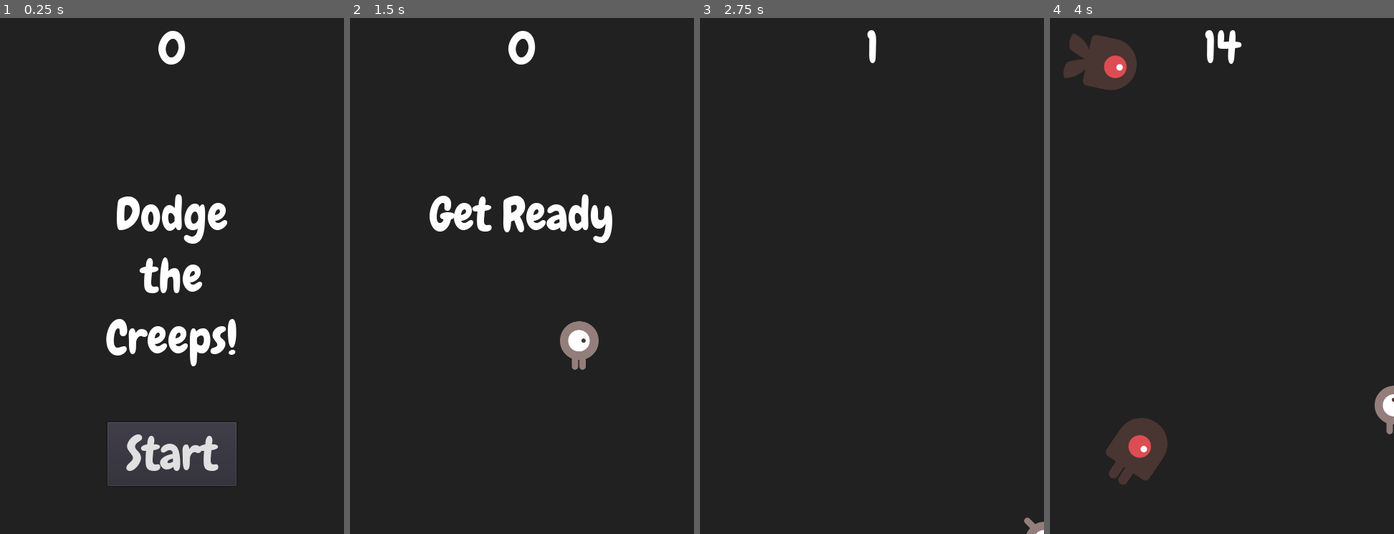
Above: before the commit, frames 1-4 (left to right).
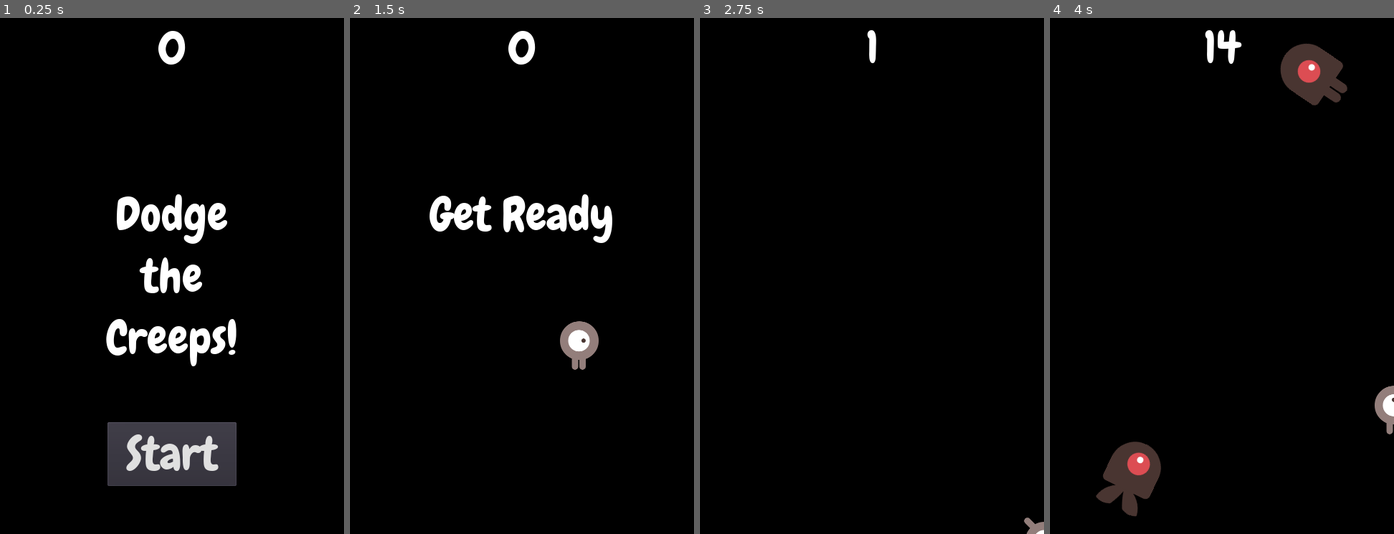
Above: after the commit, the same moments.

Repository: junkajii/dodge-the-creeps
Game: Godot game, scene res://World.tscn
Same seed, same stepped clock (60 frames per second), same inputs: the game is played once before the commit and once after it. Before the commit the project starts from res://Main.tscn.
Inputs:
- Up to frame 1 (0.25 s): no input
- Up to frame 2 (1.5 s): click "Start" at 0.5 s; tap Enter at 1.25 s; hold Right (ui_right) from 1.28 s (still down)
- Up to frame 3 (2.75 s): release Right (ui_right) at 2.03 s; hold Down (ui_down) from 2.03 s (still down)
- Up to frame 4 (4 s): release Down (ui_down) at 2.78 s; hold Right (ui_right) 2.78-3.53 s; hold Up (ui_up) from 3.53 s (still down)

The runs differ from the first frame. In frame 1, 92% of the frame differs, in the area x 0-100%, y 0-100%; in frame 2, 97%; in frame 3, 100%; in frame 4, 99%.

Commit message:
:recycle: refactor world

Diff:
--- a/Main.gd
+++ b/World.gd
@@ -1,7 +1,7 @@
-extends Node2D
+extends Node
 
 export (PackedScene) var Mob
-var score
+var score = 0
 
 
 func _ready():
@@ -12,12 +12,13 @@
 	$ScoreTimer.stop()
 	$MobTimer.stop()
 	$HUD.show_game_over()
+	$Music.stop()
 	$DeathSound.play()
-	$Music.stop()
 
 
 func new_game():
 	score = 0
+	get_tree().call_group("mobs", "queue_free")
 	$Player.start($StartPosition.position)
 	$StartTimer.start()
 	$HUD.update_score(score)
@@ -36,12 +37,12 @@
 
 
 func _on_MobTimer_timeout():
-	$MobPath/MobSpawnLocation.offset = randi()
+	var mob_spawn_location = $MobPath/MobSpawnLocation
+	mob_spawn_location.offset = randi()
 	var mob = Mob.instance()
 	add_child(mob)
-	var direction = $MobPath/MobSpawnLocation.rotation + PI / 2
-	mob.position = $MobPath/MobSpawnLocation.position
+	mob.position = mob_spawn_location.position
+	var direction = mob_spawn_location.rotation + PI / 2
 	direction += rand_range(-PI / 4, PI / 4)
 	mob.rotation = direction
 	mob.linear_velocity = Vector2(rand_range(mob.min_speed, mob.max_speed), 0).rotated(direction)
-	$HUD.connect("start_game", mob, "_on_start_game")
--- a/Main.tscn
+++ b/World.tscn
@@ -1,31 +1,28 @@
 [gd_scene load_steps=8 format=2]
 
-[ext_resource path="res://Player.tscn" type="PackedScene" id=1]
-[ext_resource path="res://Main.gd" type="Script" id=2]
-[ext_resource path="res://Mob.tscn" type="PackedScene" id=3]
-[ext_resource path="res://HUD.tscn" type="PackedScene" id=4]
-[ext_resource path="res://audio/gameover.wav" type="AudioStream" id=5]
-[ext_resource path="res://audio/House In a Forest Loop.ogg" type="AudioStream" id=6]
+[ext_resource path="res://Mob.tscn" type="PackedScene" id=1]
+[ext_resource path="res://World.gd" type="Script" id=2]
+[ext_resource path="res://audio/gameover.wav" type="AudioStream" id=3]
+[ext_resource path="res://audio/House In a Forest Loop.ogg" type="AudioStream" id=4]
+[ext_resource path="res://Player.tscn" type="PackedScene" id=5]
+[ext_resource path="res://HUD.tscn" type="PackedScene" id=6]
 
 [sub_resource type="Curve2D" id=1]
 _data = {
-"points": PoolVector2Array( 0, 0, 0, 0, -0.540771, 1.7211, 0, 0, 0, 0, 475.462, 1.7211, 0, 0, 0, 0, 480.222, 714.138, 0, 0, 0, 0, -0.540771, 714.138, 0, 0, 0, 0, -0.540771, 1.7211, 0, 0, 0, 0, 118.46, 4.89444 )
+"points": PoolVector2Array( 0, 0, 0, 0, 0, 0, 0, 0, 0, 0, 480, 0, 0, 0, 0, 0, 480, 720, 0, 0, 0, 0, 0, 720, 0, 0, 0, 0, 0, 0 )
 }
 
-[node name="Main" type="Node2D"]
+[node name="World" type="Node"]
 script = ExtResource( 2 )
-Mob = ExtResource( 3 )
+Mob = ExtResource( 1 )
 
 [node name="ColorRect" type="ColorRect" parent="."]
 margin_right = 40.0
 margin_bottom = 40.0
 rect_scale = Vector2( 12, 18 )
-color = Color( 0.133333, 0.133333, 0.133333, 1 )
-__meta__ = {
-"_edit_use_anchors_": false
-}
+color = Color( 0, 0, 0, 1 )
 
-[node name="Player" parent="." instance=ExtResource( 1 )]
+[node name="Player" parent="." instance=ExtResource( 5 )]
 visible = false
 
 [node name="MobTimer" type="Timer" parent="."]
@@ -45,15 +42,16 @@
 curve = SubResource( 1 )
 
 [node name="MobSpawnLocation" type="PathFollow2D" parent="MobPath"]
-position = Vector2( -0.540771, 1.7211 )
 
-[node name="HUD" parent="." instance=ExtResource( 4 )]
+[node name="HUD" parent="." instance=ExtResource( 6 )]
 
 [node name="Music" type="AudioStreamPlayer" parent="."]
-stream = ExtResource( 6 )
+stream = ExtResource( 4 )
+volume_db = -20.0
 
-[node name="DeathSound" type="AudioStreamPlayer2D" parent="."]
-stream = ExtResource( 5 )
+[node name="DeathSound" type="AudioStreamPlayer" parent="."]
+stream = ExtResource( 3 )
+volume_db = -20.0
 
 [connection signal="hit" from="Player" to="." method="game_over"]
 [connection signal="timeout" from="MobTimer" to="." method="_on_MobTimer_timeout"]
--- a/project.godot
+++ b/project.godot
@@ -21,7 +21,7 @@
 [application]
 
 config/name="Dodge the Creeps"
-run/main_scene="res://Main.tscn"
+run/main_scene="res://World.tscn"
 config/icon="res://icon.png"
 
 [display]
@@ -68,6 +68,11 @@
  ]
 }
 
+[layer_names]
+
+2d_physics/layer_1="player"
+2d_physics/layer_2="mob"
+
 [rendering]
 
 environment/default_environment="res://default_env.tres"
